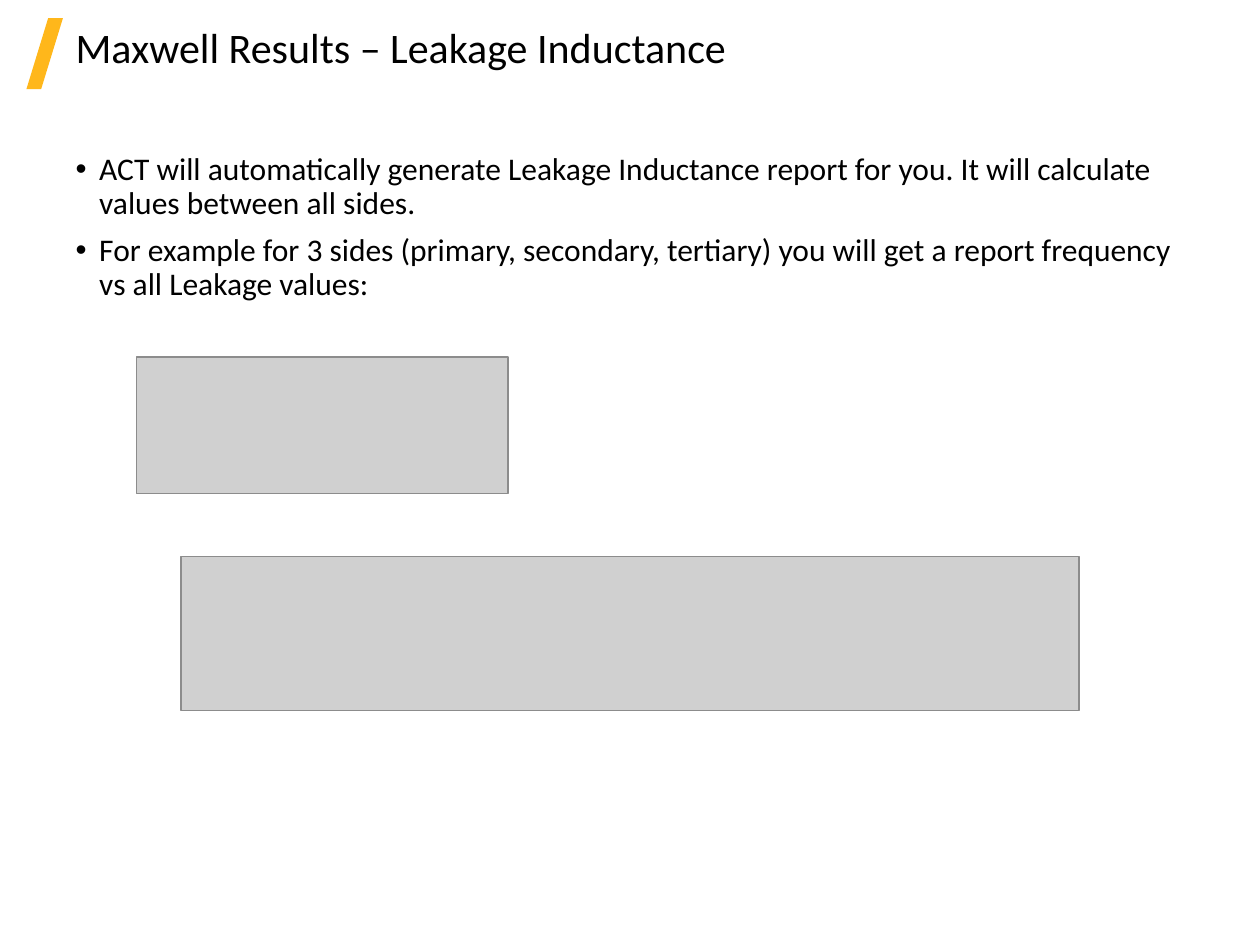
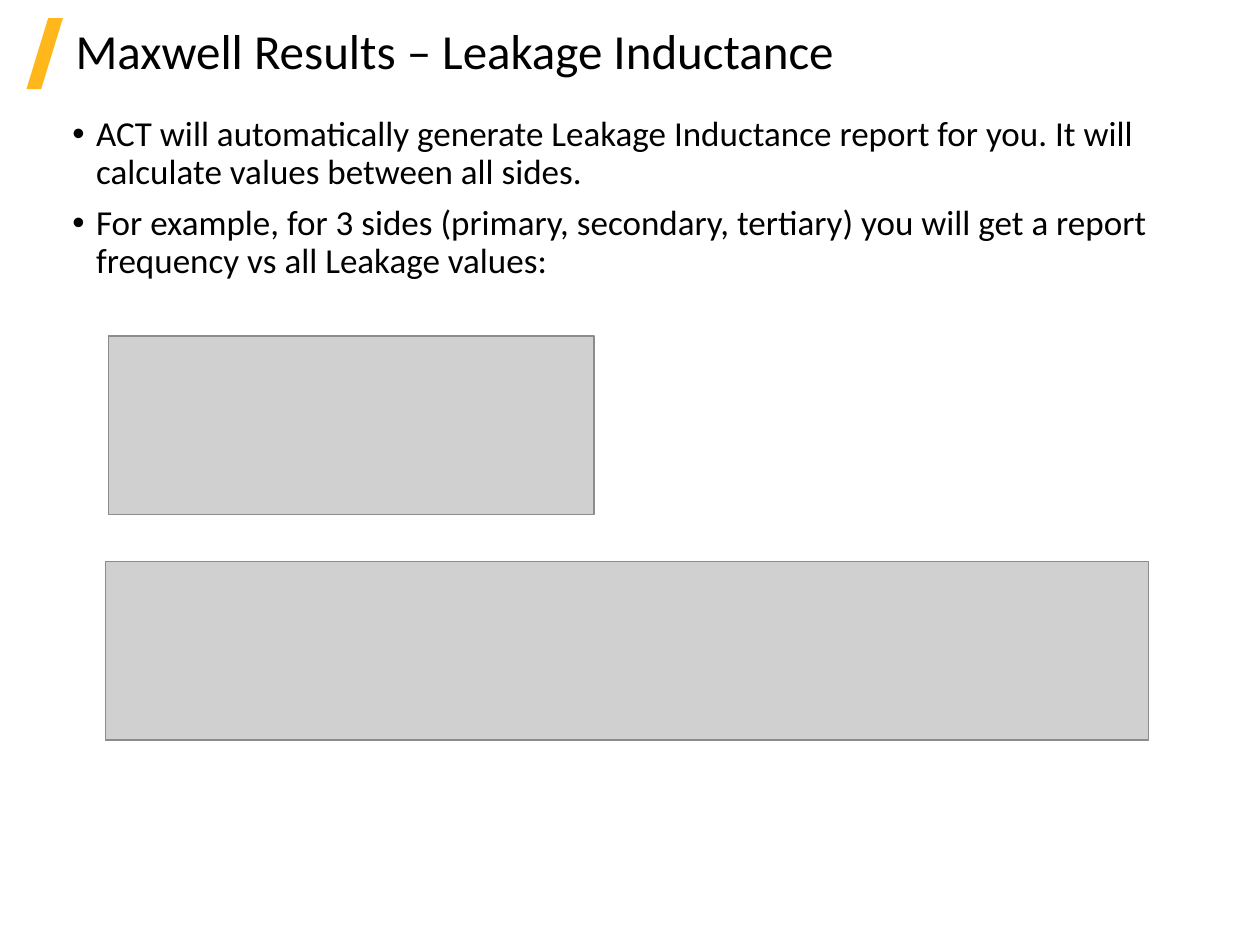
Before and after one commit to beliaev-maksim/ansys-electronic-transformer, a slide deck: slide 16 of help_source(internal)/ETK_2021R1.pptx (slide 17 before the commit). Drawn at 1260x945 pixels with LibreOffice and Linux fonts; fonts in the diff are those of the drawing; grey boxes stand for pictures; background and template pictures are left out. Boxes give left, top, right and bottom in pixels: in the first picture for what was removed or moved away, otherwise in the second. Text is boxed around its words. In the diff, an @@ line names an element or a change of style, - is before the commit and + after.

```diff
--- a/help_source(internal)/ETK_2021R1.pptx
+++ b/help_source(internal)/ETK_2021R1.pptx
@@ title "Maxwell Results – Leakage Inductance" at bbox=[76, 35, 833, 78]: size 24 to 28 pt @@
@@ text "ACT will automatically generate Leakage ...": place and size @@
-text "ACT will automatically generate Leakage ..." at bbox=[99, 158, 1171, 301]
+text "ACT will automatically generate Leakage ..." at bbox=[96, 121, 1146, 279]
@@ text at bbox=[96, 121, 1133, 185]: size 18 to 20 pt in "ACT will automatically generate Leakage Inductance report ..." @@
@@ text at bbox=[96, 209, 1146, 279]: text changed; size 18 to 20 pt @@
-• For example for 3 sides (primary, secondary, tertiary) you will get a report frequency vs all Leakage values:
+• For example, for 3 sides (primary, secondary, tertiary) you will get a report frequency vs all Leakage values:
@@ picture: place and size @@
-picture at bbox=[136, 357, 508, 493]
+picture at bbox=[108, 336, 593, 515]
@@ picture: place and size @@
-picture at bbox=[181, 557, 1080, 711]
+picture at bbox=[106, 562, 1149, 741]
```
Also in this commit, not shown: 18 other slides changed, 1 slide added, 2 slides removed, 8 other files.
